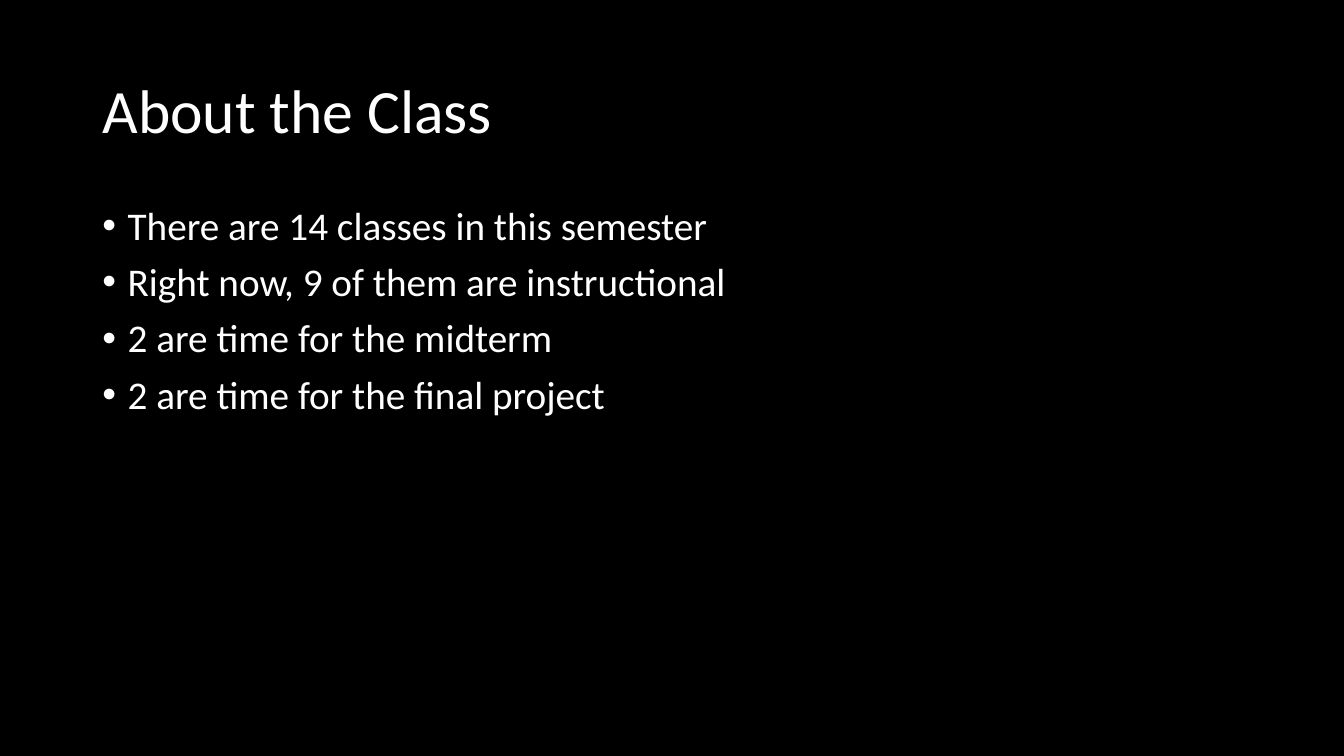
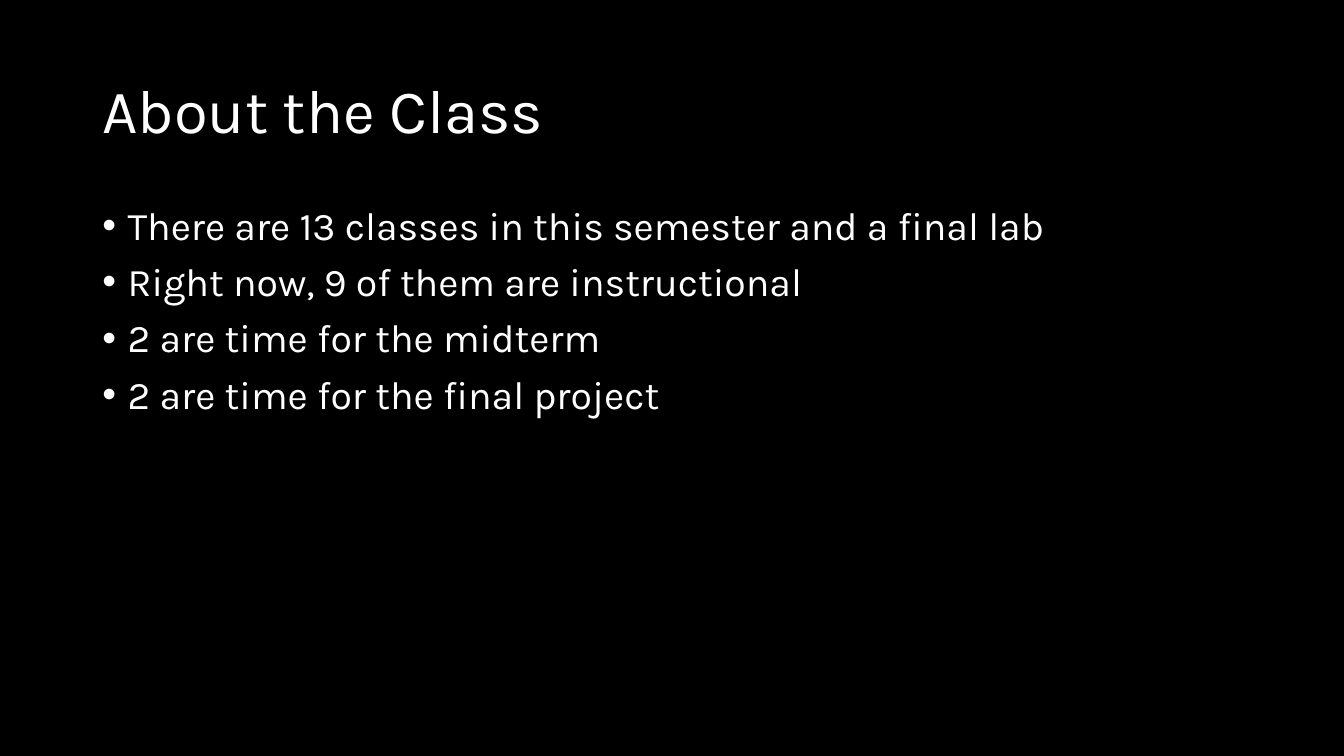
Before and after one commit to crhallberg/IMM120, a slide deck: slide 6 of Presentations/Sept 5 - Class 1.pptx. Drawn at 1344x756 pixels with LibreOffice and Linux fonts; fonts in the diff are those of the drawing. Boxes give left, top, right and bottom in pixels: in the first picture for what was removed or moved away, otherwise in the second. Text is boxed around its words. In the diff, an @@ line names an element or a change of style, - is before the commit and + after.

Commit message:
Presentation style. Hell yes.

```diff
--- a/Presentations/Sept 5 - Class 1.pptx
+++ b/Presentations/Sept 5 - Class 1.pptx
@@ title "About the Class" at (x1=102, y1=91, x2=543, y2=134): font Calibri to Karla @@
@@ text at (x1=128, y1=213, x2=1044, y2=241): text changed; font Calibri to Karla @@
-• There are 14 classes in this semester
+• There are 13 classes in this semester and a final lab
@@ text at (x1=128, y1=269, x2=802, y2=419): font Calibri to Karla in "Right now, 9 of them are instructional", "2 are time for the midterm", "2 are time for the final project" @@
```
Also in this commit, not shown: 16 other slides changed, 1 slide removed.
